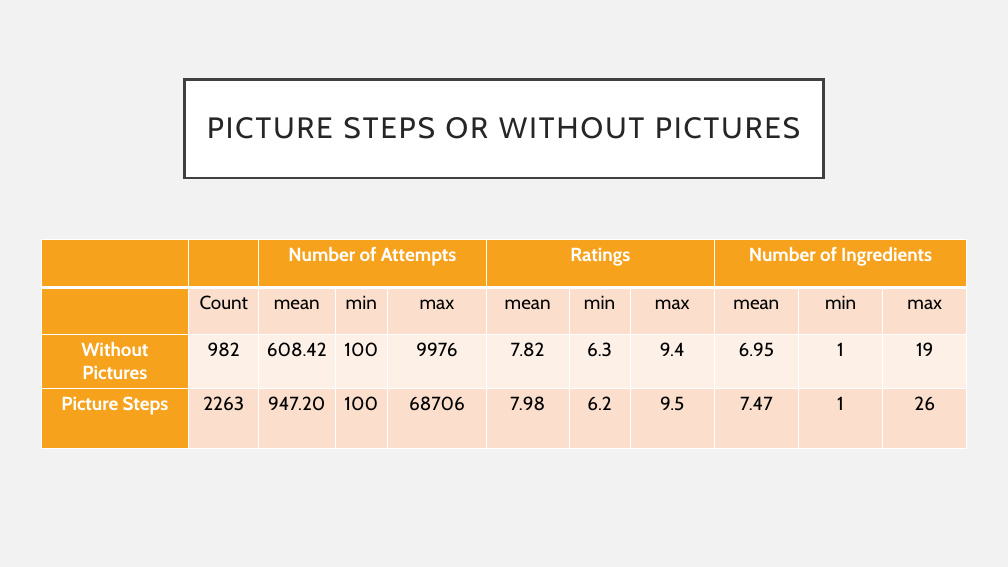
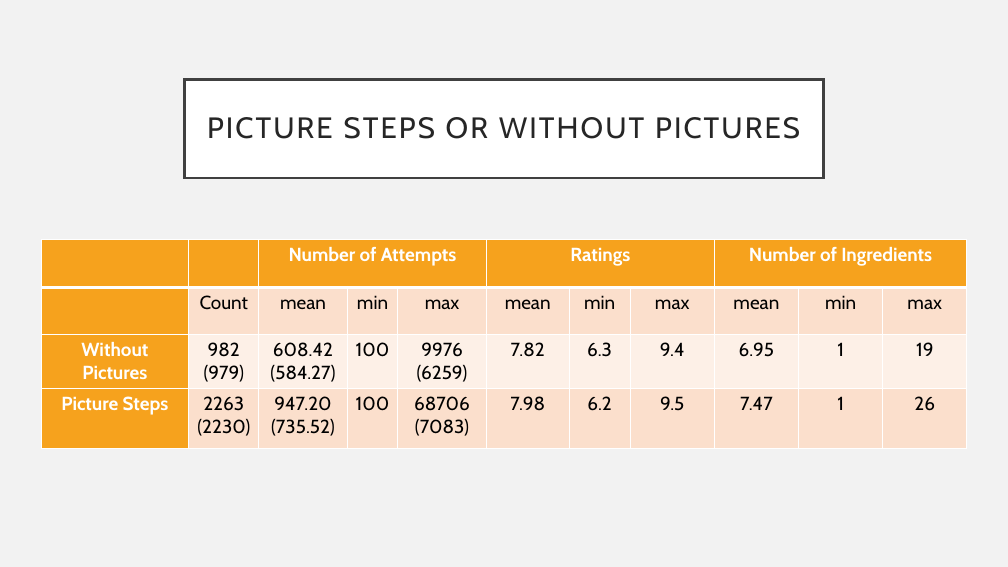
Before and after one commit to shimmer-croissant0707/web_scraping_project, a slide deck: slide 9 of xiachufang.pptx. Drawn at 1008x567 pixels with LibreOffice and Linux fonts; fonts in the diff are those of the drawing. Boxes give left, top, right and bottom in pixels: in the first picture for what was removed or moved away, otherwise in the second. Text is boxed around its words. In the diff, an @@ line names an element or a change of style, - is before the commit and + after.

```diff
--- a/xiachufang.pptx
+++ b/xiachufang.pptx
@@ table at <box>41,240,966,447</box> @@
-row 3: Without Pictures | 982 | 608.42 | 100 | 9976 | 7.82 | 6.3 | 9.4 | 6.95 | 1 | 19
+row 3: Without Pictures | 982 / (979) | 608.42 / (584.27) | 100 | 9976 / (6259) | 7.82 | 6.3 | 9.4 | 6.95 | 1 | 19
-row 4: Picture Steps | 2263 | 947.20 | 100 | 68706 | 7.98 | 6.2 | 9.5 | 7.47 | 1 | 26
+row 4: Picture Steps | 2263 / (2230) | 947.20 / (735.52) | 100 | 68706 / (7083) | 7.98 | 6.2 | 9.5 | 7.47 | 1 | 26
```
Also in this commit, not shown: 4 other slides changed, 2 other files.
